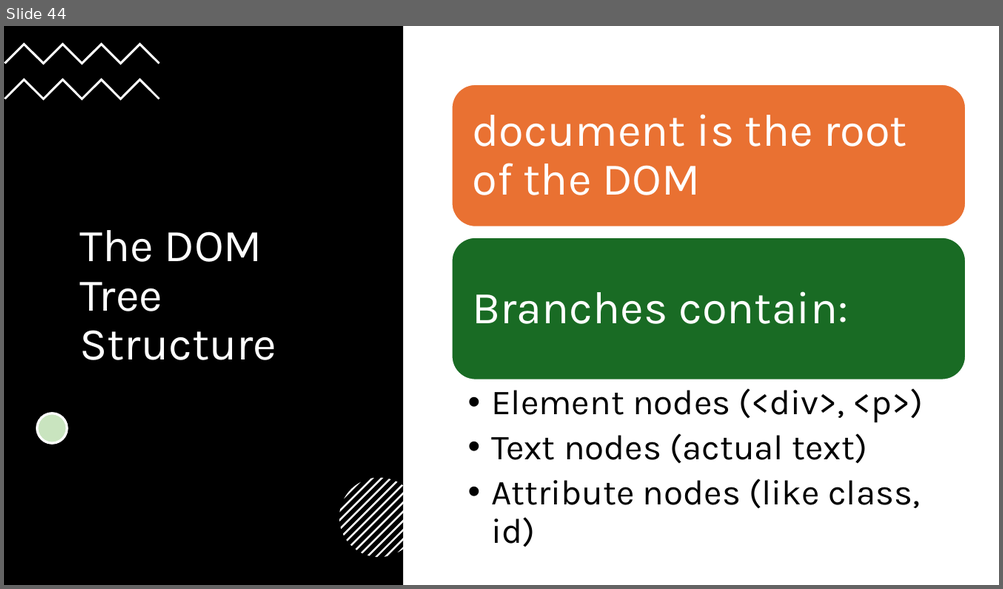
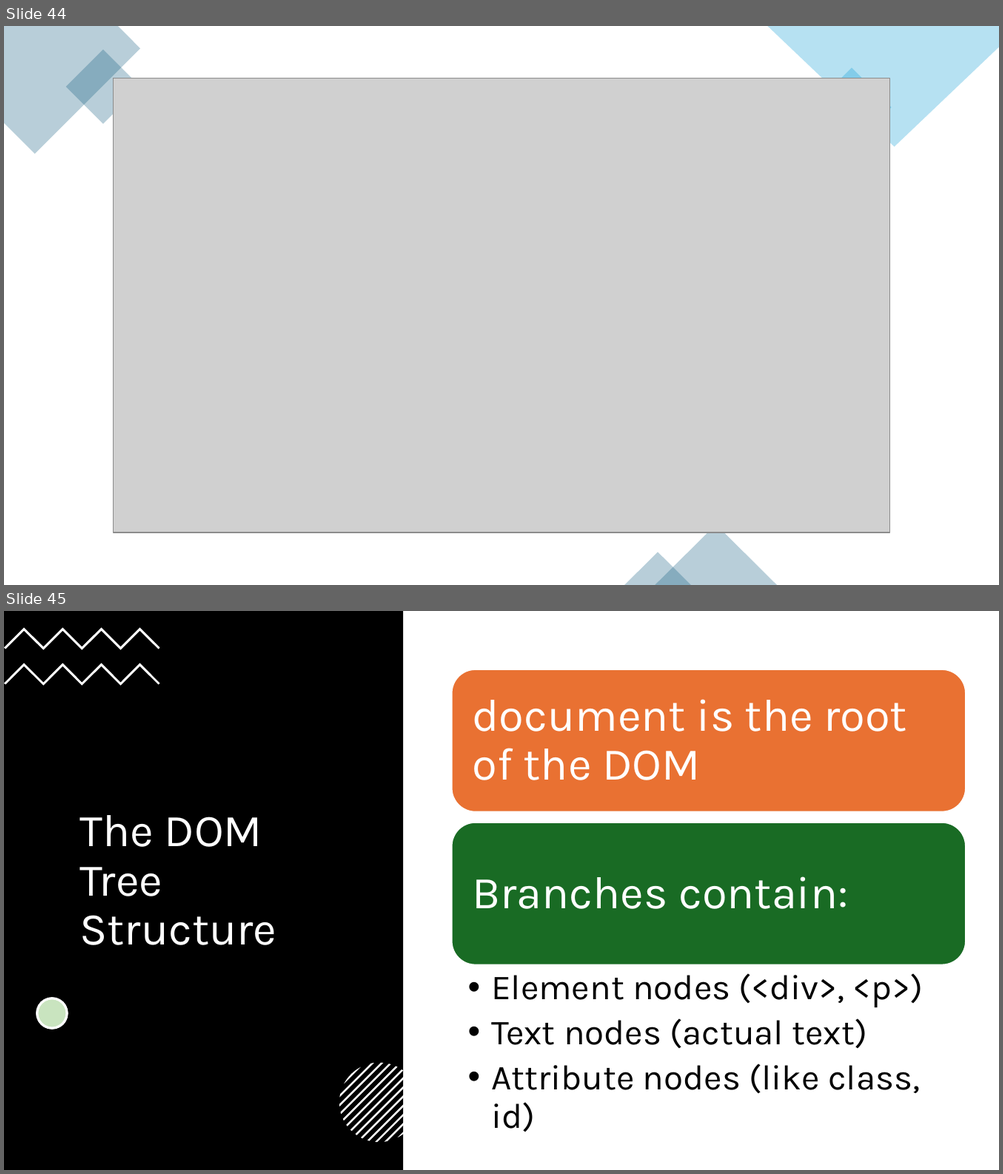
Before and after one commit to Kalrfou/Kalrfou.github.io, a slide deck: web2slides/Lect3-JavaScript Overview and Syntax.pptx. Shown one above the other, each under a label of ours: slide 44 before the commit, slides 44 and 45 after it. The pictures are 1003x589 and 1003x1174 pixels, drawn with LibreOffice and Linux fonts; fonts in the diff are those of the drawing; grey boxes stand for pictures. Boxes give left, top, right and bottom in pixels: in the first picture for what was removed or moved away, otherwise in the second. Text is boxed around its words. In the diff, an @@ line names an element or a change of style, - is before the commit and + after.

```diff
--- a/web2slides/Lect3-JavaScript Overview and Syntax.pptx
+++ b/web2slides/Lect3-JavaScript Overview and Syntax.pptx
@@ slide 44 added at [4, 26, 999, 585], background #FFFFFF @@
@@ freeform shape added at [4, 26, 141, 154], fill #156082 at 30% opacity @@
@@ freeform shape added at [767, 26, 999, 147], fill #0F9ED5 at 30% opacity @@
@@ rectangle added at [66, 50, 141, 124], fill #156082 at 30% opacity @@
@@ rectangle added at [811, 68, 891, 147], fill #0F9ED5 at 30% opacity @@
@@ picture added at [113, 79, 890, 533] @@
@@ triangle added at [654, 526, 777, 585], fill #156082 at 30% opacity @@
@@ triangle added at [625, 553, 691, 585], fill #156082 at 30% opacity @@
@@ what was slide 44 is now slide 45 @@
```
Also in this commit, not shown: 1 other slide added, 2 other files.
